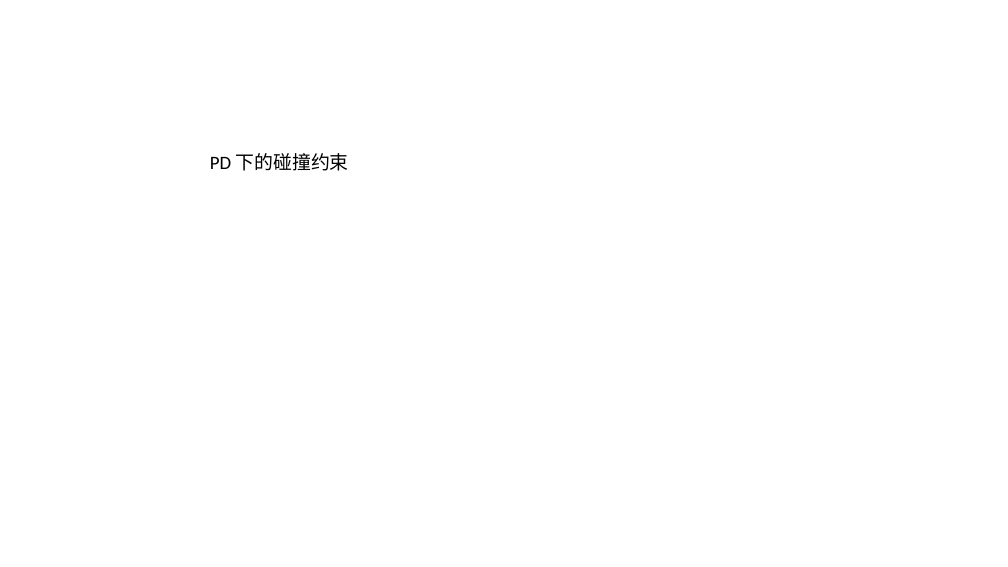
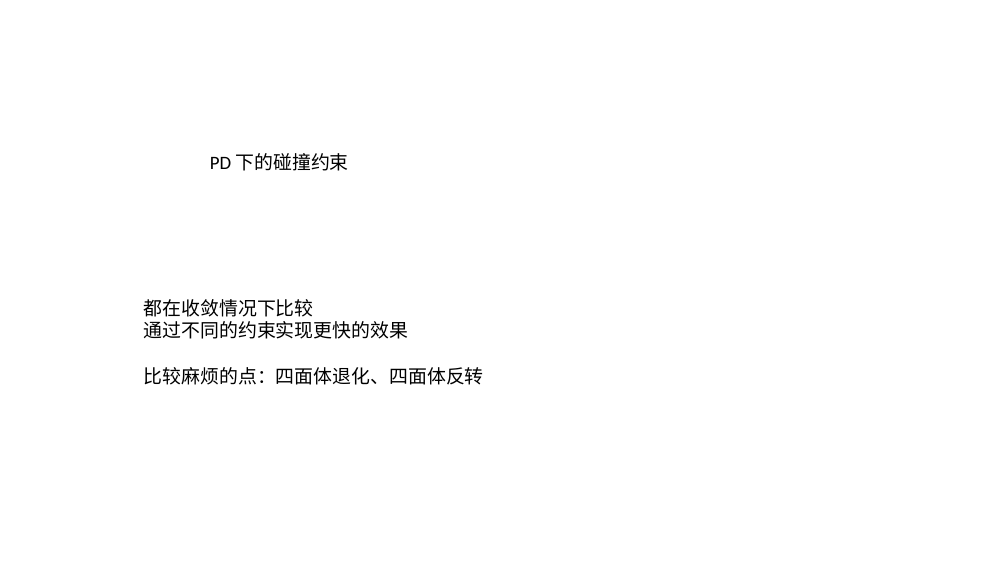
Before and after one commit to buuugyellow/MultiGridSoftBody, a slide deck: slide 1 of analysis/collisionDetection.pptx. Drawn at 1008x567 pixels with LibreOffice and Linux fonts; fonts in the diff are those of the drawing. Boxes give left, top, right and bottom in pixels: in the first picture for what was removed or moved away, otherwise in the second. Text is boxed around its words. In the diff, an @@ line names an element or a change of style, - is before the commit and + after.

Commit message:
四面体碰撞响应 四面体简单的异常处理 无指导向量的三角形碰撞

```diff
--- a/analysis/collisionDetection.pptx
+++ b/analysis/collisionDetection.pptx
@@ text added at [144,299,484,385], 18 pt, text #000000 @@
+都在收敛情况下比较
+通过不同的约束实现更快的效果
+比较麻烦的点：四面体退化、四面体反转
```
Also in this commit, not shown: 1 other slide changed, 2 slides added, 1 slide removed, 11 other files.
